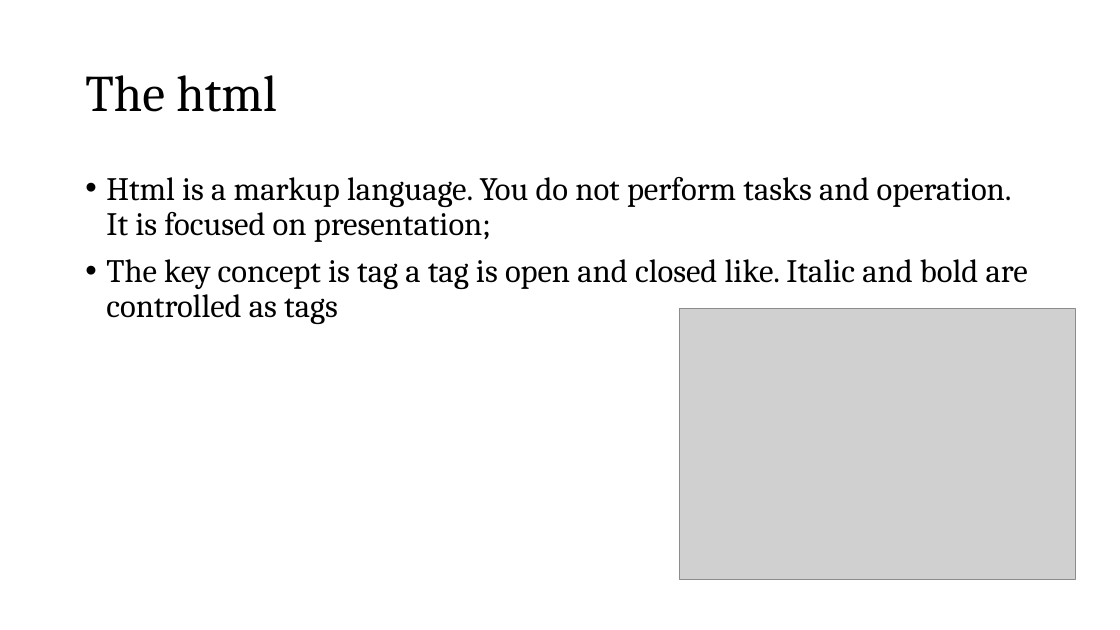
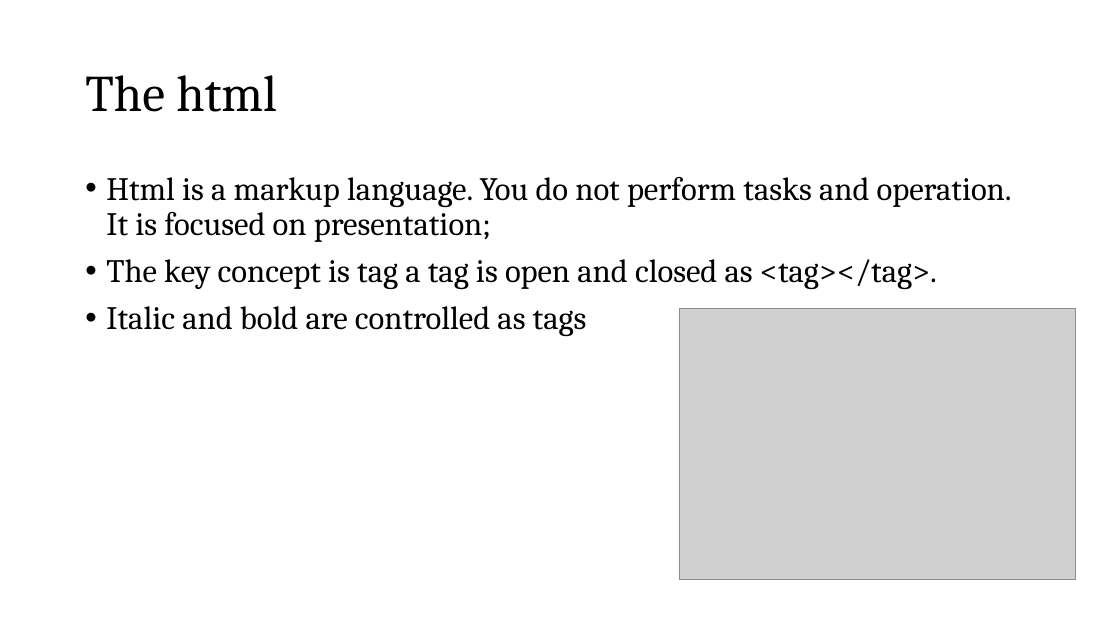
Before and after one commit to fbogliacino/labjsCourse, a slide deck: slide 7 of slides/Slides Labjs.pptx. Drawn at 1120x630 pixels with LibreOffice and Linux fonts; fonts in the diff are those of the drawing; grey boxes stand for pictures. Boxes give left, top, right and bottom in pixels: in the first picture for what was removed or moved away, otherwise in the second. Text is boxed around its words. In the diff, an @@ line names an element or a change of style, - is before the commit and + after.

```diff
--- a/slides/Slides Labjs.pptx
+++ b/slides/Slides Labjs.pptx
@@ text at box(106, 259, 937, 336): text changed @@
-• The key concept is tag a tag is open and closed like. Italic and bold are controlled as tags
+• The key concept is tag a tag is open and closed as <tag></tag>.
+• Italic and bold are controlled as tags
```
Also in this commit, not shown: 3 other slides changed, 21 slides added.
